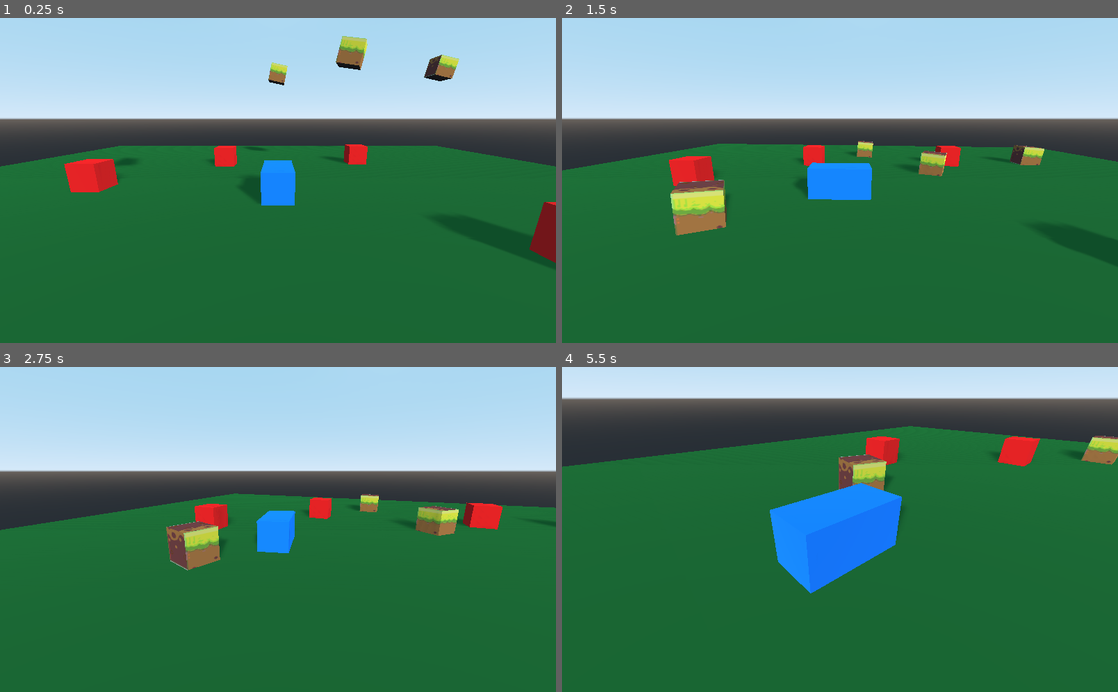
Above: before the commit, frames 1-4 (two rows, left to right).
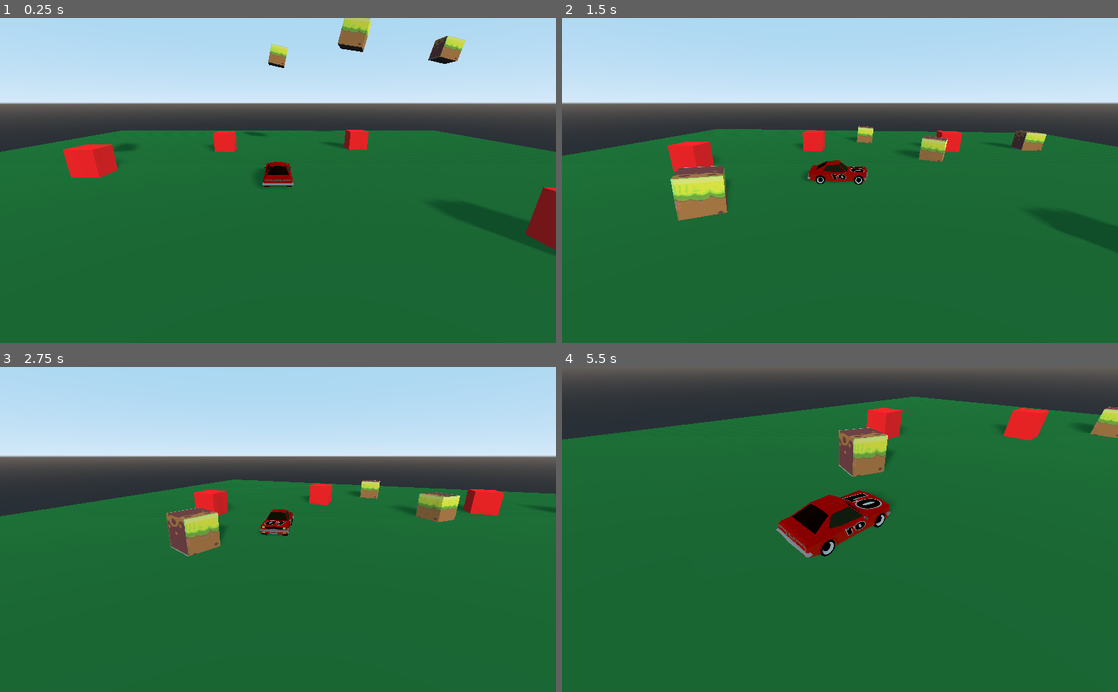
Above: after the commit, the same moments.

Repository: teratron/hexadot
Game: Godot game, scene res://src/3D/3d.tscn
The game is run twice, just before and just after one commit, with the same random seed, the same clock (stepped at 60 frames per second) and the same inputs.
Inputs:
- Up to frame 1 (0.25 s): no input
- Up to frame 2 (1.5 s): hold Right (ui_right) 0.53-1.28 s; hold Down (ui_down) from 1.28 s (still down)
- Up to frame 3 (2.75 s): release Down (ui_down) at 2.03 s; hold Right (ui_right) from 2.03 s (still down)
- Up to frame 4 (5.5 s): release Right (ui_right) at 2.78 s; hold Up (ui_up) 2.78-3.53 s; hold Left (ui_left) 3.53-5.03 s; hold Down (ui_down) from 5.03 s (still down)

The runs differ from the first frame. In frame 1, 18% of the frame differs, in the area x 0-100%, y 0-78%; in frame 2, 18%; in frame 3, 16%; in frame 4, 29%, in the area x 0-100%, y 0-70%.

Commit message:
Add obj model car

Diff:
--- a/project.godot
+++ b/project.godot
@@ -9,18 +9,12 @@
 config_version=4
 
 _global_script_classes=[ {
-"base": "",
-"class": "GitAPI",
-"language": "NativeScript",
-"path": "res://addons/godot-git-plugin/git_api.gdns"
-}, {
 "base": "Node",
 "class": "Planet",
 "language": "GDScript",
 "path": "res://src/Planet/planet.gd"
 } ]
 _global_script_class_icons={
-"GitAPI": "",
 "Planet": "res://assets/earth.svg"
 }
 
@@ -32,7 +26,7 @@
 
 [gdnative]
 
-singletons=[ "res://addons/godot-git-plugin/git_api.gdnlib" ]
+singletons=[  ]
 
 [input]
 
--- a/src/3D/3d.tscn
+++ b/src/3D/3d.tscn
@@ -15,7 +15,6 @@
 transform = Transform( 1, 0, 0, 0, 1, 0, 0, 0, 1, 0, -1, 0 )
 
 [node name="Player" parent="." instance=ExtResource( 3 )]
-transform = Transform( 1, 0, 0, 0, 1, 0, 0, 0, 1, 0, 1, 0 )
 
 [node name="Boxes" type="Spatial" parent="."]
 
--- a/src/3D/player.gd
+++ b/src/3D/player.gd
@@ -25,6 +25,7 @@
 	var rot = ROTATE * delta
 	#var spd = SPEED * delta
 
+	#if !Input.is_action_pressed("ui_left") && !Input.is_action_pressed("ui_right"):
 	if Input.is_action_pressed("ui_left"):
 		#dir.x = -1
 		rotate_y(rot)
--- a/src/3D/player.tscn
+++ b/src/3D/player.tscn
@@ -1,16 +1,10 @@
-[gd_scene load_steps=5 format=2]
+[gd_scene load_steps=4 format=2]
 
 [ext_resource path="res://src/3D/player.gd" type="Script" id=1]
+[ext_resource path="res://assets/car/car.obj" type="ArrayMesh" id=2]
 
 [sub_resource type="BoxShape" id=13]
-extents = Vector3( 1, 1, 2 )
-
-[sub_resource type="SpatialMaterial" id=6]
-albedo_color = Color( 0, 0.486275, 1, 1 )
-
-[sub_resource type="CubeMesh" id=3]
-material = SubResource( 6 )
-size = Vector3( 2, 2, 4 )
+extents = Vector3( 0.918991, 0.650629, 2 )
 
 [node name="Player" type="KinematicBody"]
 script = ExtResource( 1 )
@@ -19,14 +13,21 @@
 }
 
 [node name="CollisionShape" type="CollisionShape" parent="."]
+transform = Transform( 1, 0, 0, 0, 1, 0, 0, 0, 1, 0, 0.654434, 0.0608778 )
 shape = SubResource( 13 )
 
 [node name="MeshInstance" type="MeshInstance" parent="."]
-mesh = SubResource( 3 )
+transform = Transform( -4.37114e-08, 0, -1, 0, 1, 0, 1, 0, -4.37114e-08, 0, 0, 0 )
+mesh = ExtResource( 2 )
 material/0 = null
+material/1 = null
+material/2 = null
+material/3 = null
+material/4 = null
 
 [node name="Camera" type="Camera" parent="."]
 transform = Transform( 1, 0, 0, 0, 0.789845, 0.613307, 0, -0.613307, 0.789845, 0, 6.58008, 7.62232 )
+visible = false
 
 [node name="Position3D" type="Position3D" parent="."]
 transform = Transform( 1, 0, 0, 0, 0.866025, 0.5, 0, -0.5, 0.866025, 0, 6.03796, 7.59105 )
--- a/src/Observer/observer.gd
+++ b/src/Observer/observer.gd
@@ -1,19 +1,13 @@
 extends Spatial
 
-
-# Declare member variables here. Examples:
-# var a = 2
-#var cam := Camera.new()
-
+#first person view FPV
+#third person view TPV
 
 func _init():
-	#cam = Node.new($Camera)
 	pass
 
 
-# Called when the node enters the scene tree for the first time.
 func _ready():
-	#self.add_child(cam, false)
 	print(add_camera("Camera 1"))
 	print(add_interpolated_camera("InterpolatedCamera 4", true))
 
@@ -41,8 +35,5 @@
 	return camera
 
 
-# Called every frame. 'delta' is the elapsed time since the previous frame.
-#func _ready():
-#func _init():
 #func _process(delta):
 #	pass
--- a/src/Observer/observer.tscn
+++ b/src/Observer/observer.tscn
@@ -8,9 +8,6 @@
 [node name="Camera" type="Camera" parent="."]
 visible = false
 
-[node name="ClippedCamera" type="ClippedCamera" parent="."]
-visible = false
-
 [node name="InterpolatedCamera" type="InterpolatedCamera" parent="."]
 visible = false
 
@@ -19,3 +16,6 @@
 
 [node name="ARVRCamera" type="ARVRCamera" parent="ARVROrigin"]
 visible = false
+
+[node name="ClippedCamera" type="ClippedCamera" parent="ARVROrigin"]
+visible = false
Not shown, added: assets/car/car.mtl
Not shown, added: assets/car/car.obj
Binary file added: assets/car/textures/car.png
Not shown, changed: .gitignore
Not shown, changed: Makefile
